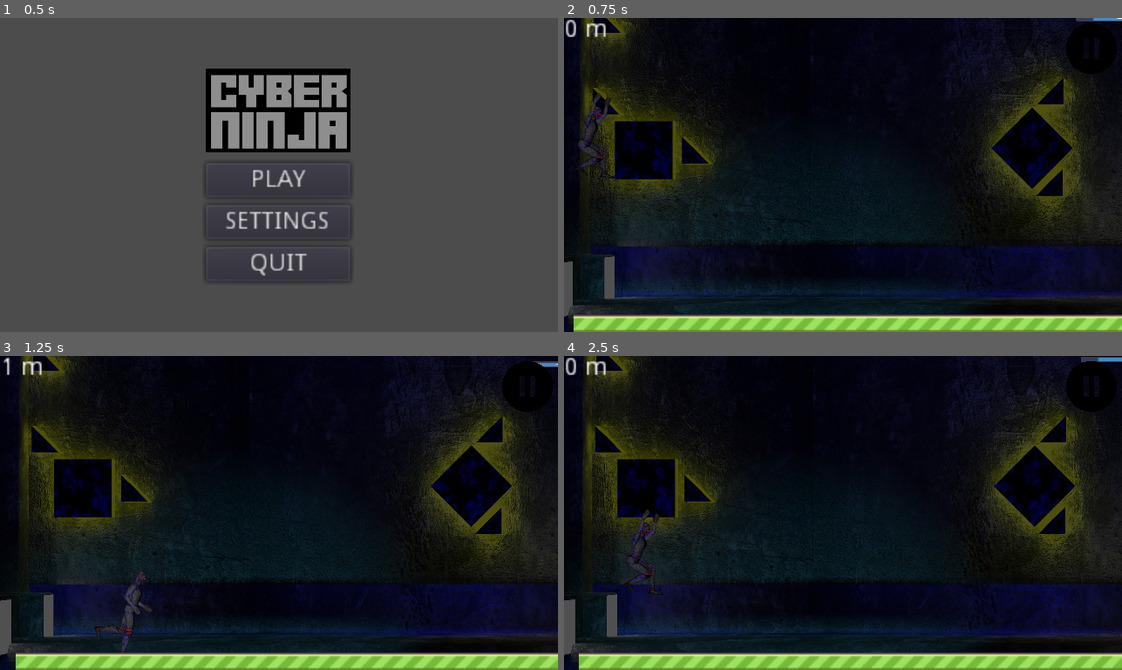
Above: before the commit, frames 1-4 (two rows, left to right).
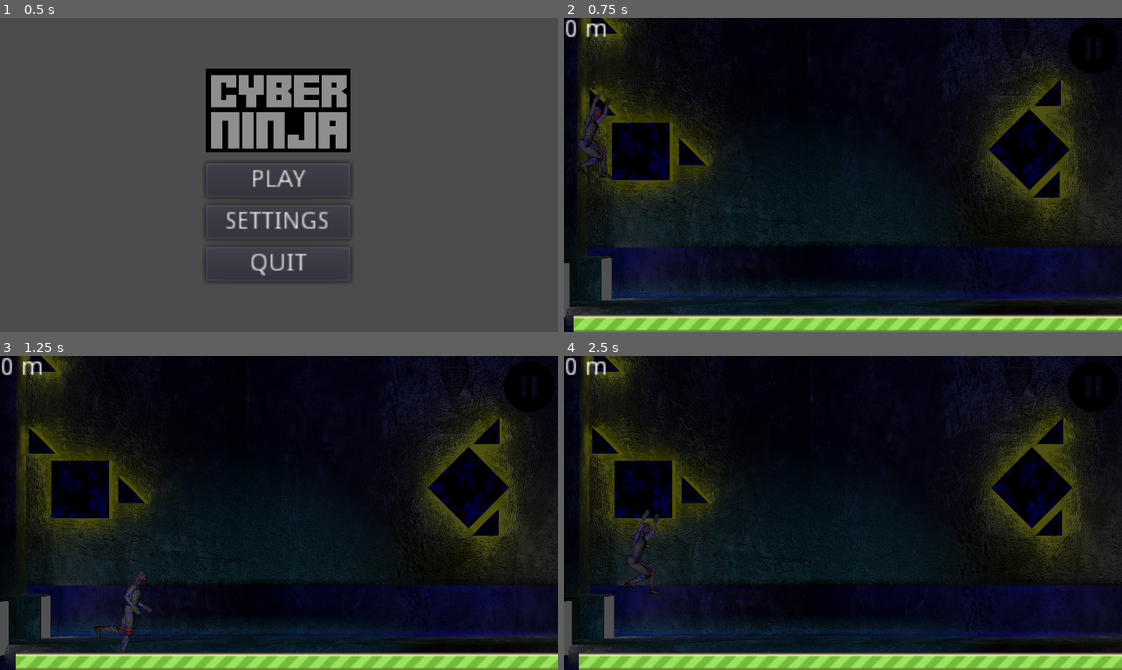
Above: after the commit, the same moments.

Repository: bsiesicki/GN7T2_EndlessRunner
Game: Godot game, scene res://Scenes/MainMenu.tscn
Same seed, same stepped clock (60 frames per second), same inputs: the game is played once before the commit and once after it. The engine's default icon, where the game draws it, is replaced by a stand-in: a white triangle on a blue panel in a dark square.
Inputs (mouse positions are in pixels of both pictures, inside the frame that each line leads up to):
- Up to frame 1 (0.5 s): no input
- Up to frame 2 (0.75 s): click "PLAY" at 0.5 s
- Up to frame 3 (1.25 s): no input
- Up to frame 4 (2.5 s): click (1094, 387) at 1.25 s; click "RESTART" at 2 s

Frame 1 is identical in both runs. In frame 2, 6.2% of the frame differs, in the area x 0-100%, y 0-97%; in frame 3, 6.3%; in frame 4, 6.4%, in the area x 0-100%, y 0-99%.
Error after the commit: Parse Error: Can't preload resource at path: res://Scenes/Laser.tscn (res://Scripts/Main.gd:9)

Commit message:
laser cleanup, laser movement partly implemented platform cleanup

Diff:
--- a/Laser.tscn
+++ /dev/null
@@ -1,35 +0,0 @@
-[gd_scene load_steps=3 format=2]
-
-[ext_resource path="res://Assets/Environment/platforma.png" type="Texture" id=1]
-
-[sub_resource type="RectangleShape2D" id=1]
-
-custom_solver_bias = 0.0
-extents = Vector2( 10, 10 )
-
-[node name="Node2D" type="Node2D"]
-
-_sections_unfolded = [ "Transform" ]
-
-[node name="KinematicBody2D" type="KinematicBody2D" parent="." index="0"]
-
-position = Vector2( 8, 0 )
-input_pickable = false
-collision_layer = 1
-collision_mask = 1
-collision/safe_margin = 0.08
-_sections_unfolded = [ "Transform" ]
-
-[node name="Sprite" type="Sprite" parent="KinematicBody2D" index="0"]
-
-position = Vector2( -3.46538, 0.375015 )
-scale = Vector2( 0.1, 0.1 )
-texture = ExtResource( 1 )
-_sections_unfolded = [ "Material", "Transform", "Visibility", "Z Index" ]
-
-[node name="CollisionShape2D" type="CollisionShape2D" parent="KinematicBody2D" index="1"]
-
-position = Vector2( -2.24998, 1.56251 )
-rotation = -3.14159
-scale = Vector2( 5.17308, -1.78365 )
-shape = SubResource( 1 )
--- a/Scenes/Main.tscn
+++ b/Scenes/Main.tscn
@@ -1,21 +1,14 @@
-[gd_scene load_steps=11 format=2]
+[gd_scene load_steps=8 format=2]
 
 [ext_resource path="res://Scripts/Main.gd" type="Script" id=1]
 [ext_resource path="res://Scenes/Player.tscn" type="PackedScene" id=2]
 [ext_resource path="res://Scenes/Ground_Spawner.tscn" type="PackedScene" id=3]
 [ext_resource path="res://Scripts/Camera2D.gd" type="Script" id=4]
 [ext_resource path="res://Assets/Environment/background_dimm.jpg" type="Texture" id=5]
-[ext_resource path="res://Scripts/StaticBody2D.gd" type="Script" id=6]
-[ext_resource path="res://icon.png" type="Texture" id=7]
-[ext_resource path="res://Scripts/PauseMenu.gd" type="Script" id=8]
-[ext_resource path="res://Assets/kisspng-computer-icons-linkedin-desktop-wallpaper-pause-button-5acf7acad25c66.6665510715235468268617.png" type="Texture" id=9]
-
-[sub_resource type="RectangleShape2D" id=1]
-
-custom_solver_bias = 0.0
-extents = Vector2( 5.30612, 7.92105 )
-
-[node name="Node" type="Node" index="0"]
+[ext_resource path="res://Scripts/PauseMenu.gd" type="Script" id=6]
+[ext_resource path="res://Assets/kisspng-computer-icons-linkedin-desktop-wallpaper-pause-button-5acf7acad25c66.6665510715235468268617.png" type="Texture" id=7]
+
+[node name="Node" type="Node"]
 
 script = ExtResource( 1 )
 
@@ -31,7 +24,6 @@
 
 [node name="Camera2D" type="Camera2D" parent="." index="2"]
 
-editor/display_folded = true
 position = Vector2( 160, 90 )
 anchor_mode = 1
 rotating = false
@@ -81,85 +73,14 @@
 
 [node name="Sprite" type="Sprite" parent="Camera2D/ParallaxBackground/ParallaxLayer" index="0"]
 
+position = Vector2( -1.62903, 0.814514 )
 scale = Vector2( 0.185, 0.185 )
 texture = ExtResource( 5 )
 centered = false
 offset = Vector2( -500, -250 )
 _sections_unfolded = [ "Animation", "Offset", "Region", "Transform" ]
 
-[node name="testLaser" type="KinematicBody2D" parent="." index="3"]
-
-editor/display_folded = true
-position = Vector2( 320, 0 )
-scale = Vector2( 1, 0.05 )
-input_pickable = false
-collision_layer = 1
-collision_mask = 1
-collision/safe_margin = 0.08
-script = ExtResource( 6 )
-_sections_unfolded = [ "Transform" ]
-
-[node name="icon" type="Sprite" parent="testLaser" index="0"]
-
-texture = ExtResource( 7 )
-_sections_unfolded = [ "Region", "Transform" ]
-
-[node name="CollisionShape2D" type="CollisionShape2D" parent="testLaser" index="1"]
-
-scale = Vector2( 5.97403, 3.97107 )
-shape = SubResource( 1 )
-
-[node name="StaticBody2D2" type="StaticBody2D" parent="." index="4"]
-
-editor/display_folded = true
-position = Vector2( 1120, 120 )
-scale = Vector2( 1, 0.05 )
-input_pickable = false
-collision_layer = 1
-collision_mask = 1
-constant_linear_velocity = Vector2( 0, 0 )
-constant_angular_velocity = 0.0
-friction = 1.0
-bounce = 0.0
-__meta__ = {
-"_edit_group_": true
-}
-
-[node name="icon" type="Sprite" parent="StaticBody2D2" index="0"]
-
-texture = ExtResource( 7 )
-
-[node name="CollisionShape2D" type="CollisionShape2D" parent="StaticBody2D2" index="1"]
-
-scale = Vector2( 5.97403, 3.97107 )
-shape = SubResource( 1 )
-
-[node name="StaticBody2D3" type="StaticBody2D" parent="." index="5"]
-
-editor/display_folded = true
-position = Vector2( 670, 100 )
-scale = Vector2( 1, 0.05 )
-input_pickable = false
-collision_layer = 1
-collision_mask = 1
-constant_linear_velocity = Vector2( 0, 0 )
-constant_angular_velocity = 0.0
-friction = 1.0
-bounce = 0.0
-__meta__ = {
-"_edit_group_": true
-}
-
-[node name="icon" type="Sprite" parent="StaticBody2D3" index="0"]
-
-texture = ExtResource( 7 )
-
-[node name="CollisionShape2D" type="CollisionShape2D" parent="StaticBody2D3" index="1"]
-
-scale = Vector2( 5.97403, 3.97107 )
-shape = SubResource( 1 )
-
-[node name="DistanceIndicator" type="CanvasLayer" parent="." index="6"]
+[node name="DistanceIndicator" type="CanvasLayer" parent="." index="3"]
 
 editor/display_folded = true
 layer = 1
@@ -189,15 +110,14 @@
 max_lines_visible = -1
 _sections_unfolded = [ "custom_colors" ]
 
-[node name="PauseMenu" type="CanvasLayer" parent="." index="7"]
-
-editor/display_folded = true
+[node name="PauseMenu" type="CanvasLayer" parent="." index="4"]
+
 layer = 1
 offset = Vector2( 0, 0 )
 rotation = 0.0
 scale = Vector2( 1, 1 )
 transform = Transform2D( 1, 0, 0, 1, 0, 0 )
-script = ExtResource( 8 )
+script = ExtResource( 6 )
 
 [node name="TextureButton" type="TextureButton" parent="PauseMenu" index="0"]
 
@@ -205,7 +125,8 @@
 anchor_top = 0.0
 anchor_right = 1.0
 anchor_bottom = 0.0
-margin_left = -35.0
+margin_left = -34.0
+margin_right = 1.0
 margin_bottom = 35.0
 rect_pivot_offset = Vector2( 0, 0 )
 rect_clip_content = false
--- a/Scenes/MainMenu.tscn
+++ b/Scenes/MainMenu.tscn
@@ -3,7 +3,7 @@
 [ext_resource path="res://Scripts/MainMenu.gd" type="Script" id=1]
 [ext_resource path="res://Assets/tempLogo.png" type="Texture" id=2]
 
-[node name="mainMenu" type="Control"]
+[node name="mainMenu" type="Control" index="0"]
 
 anchor_left = 0.0
 anchor_top = 0.0
--- a/Scripts/Laser.gd
+++ b/Scripts/Laser.gd
@@ -1,10 +1,9 @@
-extends Node
+extends StaticBody2D
 
 # Szybkość rotacji
 var rotation_speed = 1
 # pozycja lasera na osi X
 var platform_position_x = 80
-var platform_position_x2 = 240
 # pozycja lasera na osi Y
 var platform_position_y = 50
 
@@ -14,38 +13,25 @@
 var speed = Vector2()
 #kąt startowy do obrotu
 var angle = 1.570796
-
-const laser_scn = preload("res://Laser.tscn")
-
-onready var node2d
-onready var node2d2
-onready var node2dkb
-onready var node2d2kb
-var node2d3
+var coll
+func reappear(camera, x):
+	if self.position < camera.position - Vector2(300,0):
+		self.position = camera.position + Vector2(170+x,randf()*90-39)
 
 func _ready():
 	#wyciągnięcie nodów do zmiennych
-	node2d = get_node("Node2D")
-	node2d2 = get_node("Node2D2")
-	node2d2kb = get_node("Node2D2/KinematicBody2D")
-	node2dkb = get_node("Node2D/KinematicBody2D")
-	node2d3 = laser_scn.instance()
-	node2d3.position = Vector2(50.0,150)
-	add_child(node2d3)
-	#ustawienie poczatkowego konta obrotu
-	node2d.rotation = angle
+	#node2d3 = laser_scn.instance()
+	#node2d3.position = Vector2(50.0,150)
+	#add_child(node2d3)
+
+	#remove_collision_exception_with(get_tree().root.get_node('Player'))
 	pass
 
 func _physics_process(delta):
-	node2d.rotation += -1 * delta * rotation_speed
-	#node2d2.rotation += 1 * delta * rotation_speed
-	node2d.position = Vector2(platform_position_x, platform_position_y)
-	node2d2.position = Vector2(platform_position_x2, platform_position_y)
-	speed.y = platform_speed*platform_dir*delta
-	node2d2kb.move_and_collide(speed)
-	#print(node2d2kb.position.y)
-	if (node2d2kb.position.y > 120):
-		platform_dir = -1
-	elif (node2d2kb.position.y < 30):
-		platform_dir = 1
+
+
+	#if (>0):
+	#		print(get_node('KinematicBodyDown').get_slide_collision(0).collider.name )
+	#	if(get_node('KinematicBodyDown').get_slide_collision(0).collider.name == 'Player'):
+	#		get_tree().paused = false
 	pass
--- a/Scripts/Main.gd
+++ b/Scripts/Main.gd
@@ -3,34 +3,35 @@
 onready var character
 onready var indicator
 var dist_scale = 40
-onready var platform1
-onready var platform2
-onready var platform3
 var scale = Vector2(1.0,0.05)
 var rotation_speed = 0.01
 onready var camera
-
-const laser_scn = preload("res://Laser.tscn")
-
+var platforma = preload("res://Scenes/Laser.tscn")
+var laser = preload("res://Scenes/laser.scn")
+var platforma_instance
+var platforma_instance2
+var laser_instance
 func _ready():
 	character = get_node("Player")
 	indicator = get_node("DistanceIndicator/Label")
-	platform1 = get_node("testLaser")
-	platform2 = get_node("StaticBody2D2")
-	platform3 = get_node("StaticBody2D3")
 	camera = get_node("Camera2D")
-	platform1.scale = scale
-	platform2.scale = scale
-	platform3.scale = scale
+
+	laser_instance = laser.instance()
+	platforma_instance = platforma.instance()
+	platforma_instance2 = platforma.instance()
+	platforma_instance.position = Vector2(150,130)
+	platforma_instance2.position = Vector2(350,130)
+	self.add_child(platforma_instance)
+	self.add_child(platforma_instance2)
+	self.add_child(laser_instance)
+	laser_instance.move(Vector2(100,100))
 	pass
 
 func _physics_process(delta):
 	#Przemierzony dystans
 	indicator.text = str((int(character.position.x)/dist_scale)) + " m"
-#	for i in 100:
-#		var node2d = laser_scn.instance()
-#		if (int(character.position.x) == 200*i):
-#			node2d.scale = scale
-#			node2d.position = Vector2((character.position.x+150),100)
-#			add_child(node2d)
+	laser_instance.reappear(camera, randf()*30+1)
+	laser_instance.rotate(0.03)
+	platforma_instance.reappear(camera, randf()*30+1)
+	platforma_instance2.reappear(camera, randf()*30+1)
 	pass
Not shown: 1 places in Scenes/Main.tscn that only renumber resources
